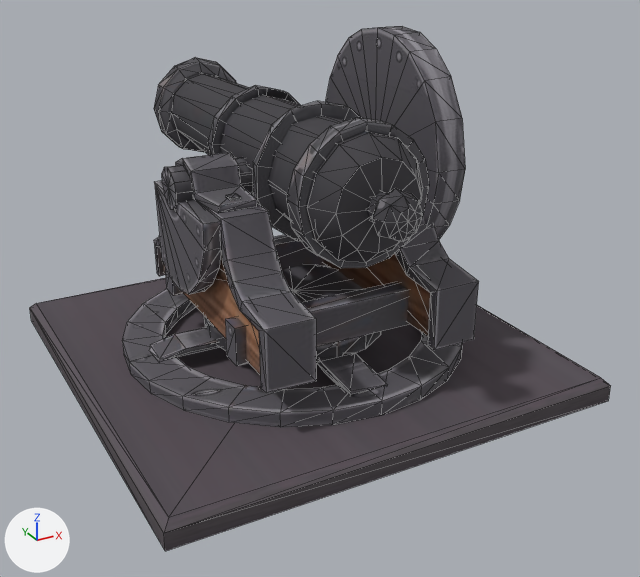
An edit to the glTF model assets/art/3d/cannon22a.glb, drawn before and after from the same camera.
Both versions are drawn from a camera (50 mm lens) standing at (-1.6, -3.14, 1.88) and looking at (0.07, -0.11, 0.36). The lights are fixed; the arrows at lower left show +X, +Y and +Z. The older version comes first. Mesh edges are drawn as thin lines. Vertices at exactly the same position are counted once.

In view in the first picture: 'barrel', 'mount', 'plate'.
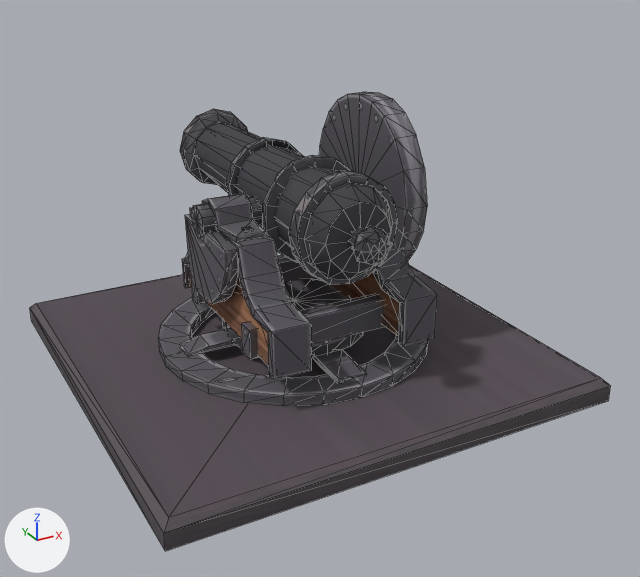
Pixel boxes [x1, y1, x2, y2] of what changed, in the pictures (640 x 577 px):
'mount', moved, rescaled (22% narrower, 22% shorter)
    before: [122, 26, 479, 427]
    after: [158, 92, 437, 406]
'barrel', moved, rescaled (21% narrower, 17% shorter)
    before: [154, 57, 429, 268]
    after: [180, 109, 398, 285]

The change, as a diff of the scene's bpy script:
```diff
--- a/assets/art/3d/cannon22a.glb.py
+++ b/assets/art/3d/cannon22a.glb.py
@@ me_barrel @@
 # used by ob_barrel; location = (-0.005, 0.02, 0.854)
-me_barrel.from_pydata(...)  # 248 vertices, 466 faces; spans x -0.27..0.27, y -0.88..1.12, z -0.22..0.33
+me_barrel.from_pydata(...)  # 248 vertices, 466 faces; spans x -0.27..0.17, y -0.7..0.89, z -0.18..0.26
+# me_barrel part 1: the whole mesh is scaled about its middle by 0.799, then moved by (-0.05, -0.02, -0.01)
 me_barrel.materials.append(mat_material_0)
@@ me_mount @@
 # used by ob_mount; location = (0.0, 0.0, 0.0)
-me_mount.from_pydata(...)  # 579 vertices, 984 faces; spans x -0.744..0.744, y -0.74..0.74, z 0.1..1.399
+me_mount.from_pydata(...)  # 579 vertices, 984 faces; spans x -0.594..0.594, y -0.591..0.591, z 0.1..1.138
+# me_mount part 2: the whole mesh is scaled about its middle by 0.799, then moved by (0.0, 0.0, -0.131)
 me_mount.materials.append(mat_material_0)
@@ ob_barrel @@
 ob_barrel = bpy.data.objects.new('barrel', me_barrel)
-ob_barrel.location = (-0.005, 0.02, 0.854)
+ob_barrel.location = (0.047, 0.016, 0.702)
```
